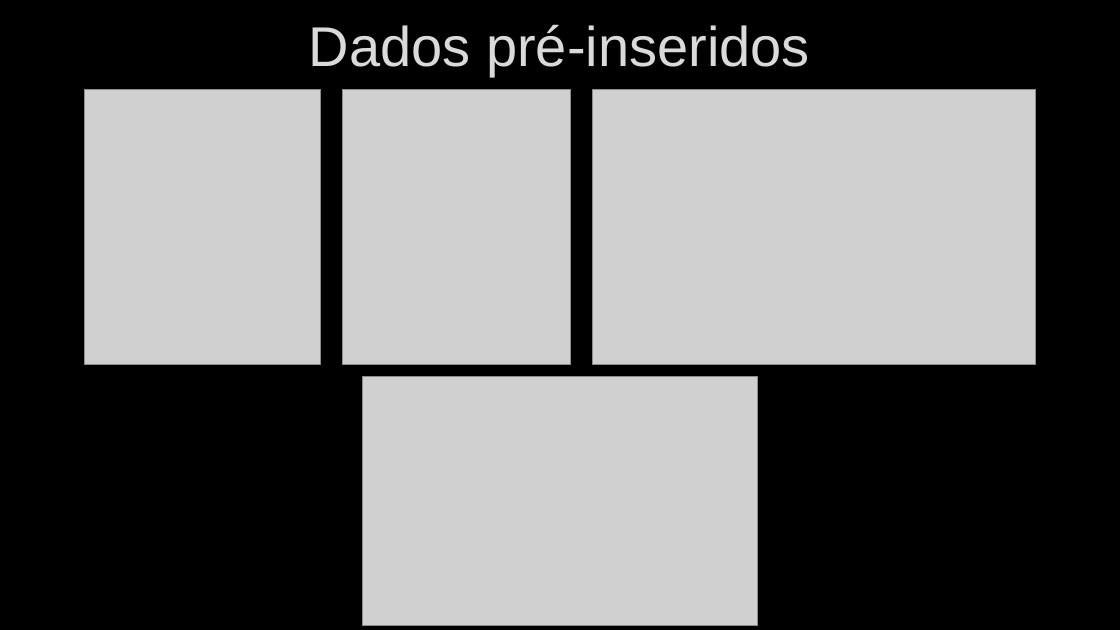
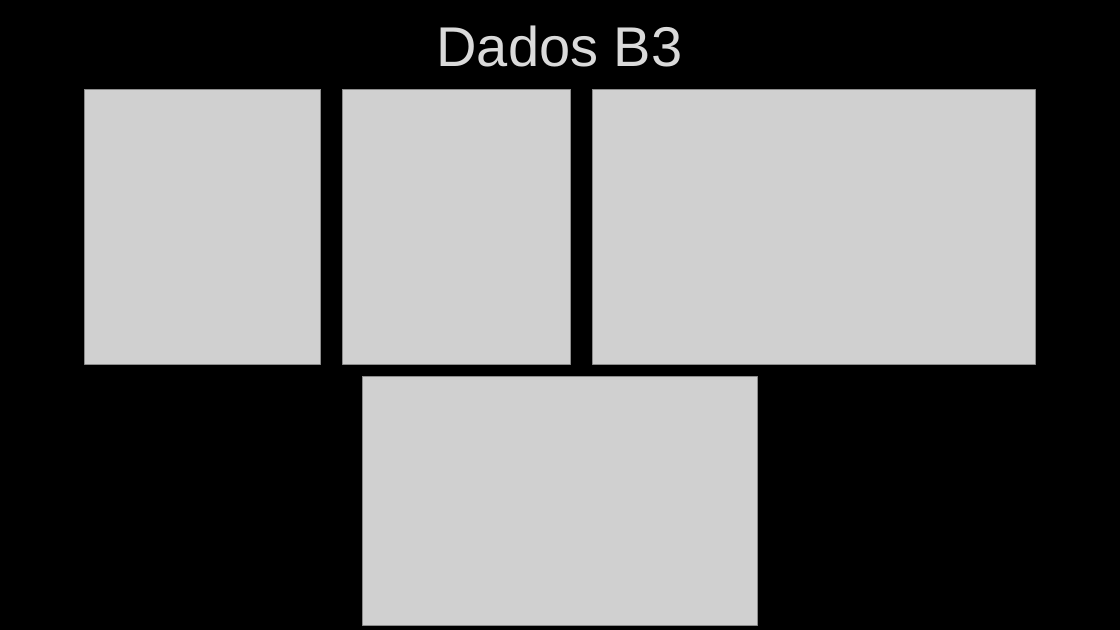
Before and after one commit to vitorxx1/MB-Stock-Monitor, a slide deck: slide 9 of documentos/apresentacao_final.pptx. Drawn at 1120x630 pixels with LibreOffice and Linux fonts; fonts in the diff are those of the drawing; grey boxes stand for pictures; background and template pictures are left out. Boxes give left, top, right and bottom in pixels: in the first picture for what was removed or moved away, otherwise in the second. Text is boxed around its words. In the diff, an @@ line names an element or a change of style, - is before the commit and + after.

```diff
--- a/documentos/apresentacao_final.pptx
+++ b/documentos/apresentacao_final.pptx
@@ title at (437,25,682,67): text changed @@
-Dados pré-inseridos
+Dados B3
```
Also in this commit, not shown: 1 other slide changed.
